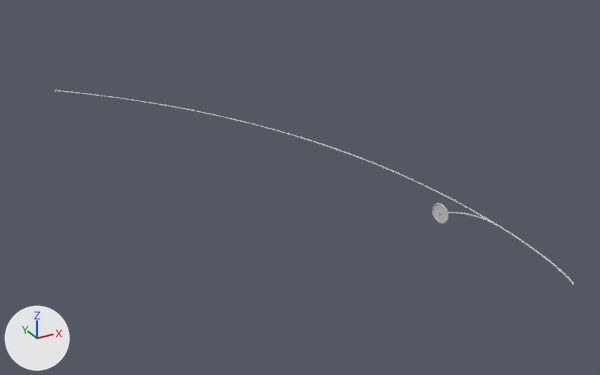
Before and after pictures for a commit that changed the FBX model Assets/ART/models/Trajectory/Trajectory.FBX.
One viewpoint serves both versions: a 50 mm camera at (0.263, -0.203, 0.171) aimed at (0.464, 0.163, -0.012). Arrows for +X, +Y and +Z are at lower left; the lights stay in place. Where no turn or scale is listed for an object, it has been applied to the vertices.

The first picture shows 'geom_circle', 'geom_trajectory1', 'geom_trajectory2'.
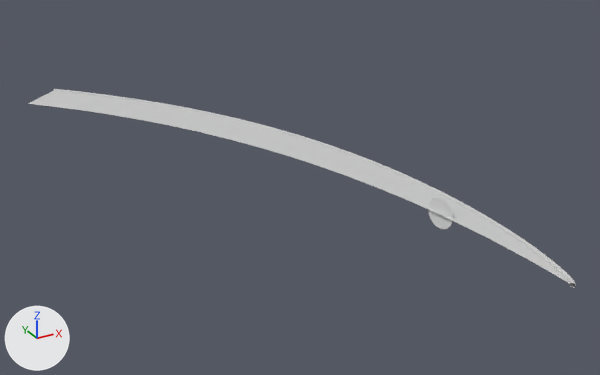
Commit message: trajectory new

What differs and where, as boxes [x1, y1, x2, y2] in the pictures (600 x 375 px; the box of a moved part takes in the faces that stretch with it):
'height', added: after [28, 91, 572, 285]
'geom_trajectory1', reshaped: before [54, 90, 574, 286]; after [53, 89, 576, 288]
'circle', added: after [428, 197, 453, 229]
'geom_circle', deleted: before [432, 203, 448, 224]
'geom_trajectory2', deleted: before [439, 212, 499, 227]
part 1 of me_mesh, moved or reshaped: before [292, 135, 568, 278]; after [290, 134, 567, 278]
part 2 of me_mesh, moved or reshaped: before [57, 90, 574, 285]; after [53, 89, 574, 283]

The change in detail:
me_mesh is used by ob_geom_trajectory1; location (0.5, 0.0, 0.0).
me_mesh had 170 vertices, 165 faces and spanned x -0.118..0.011, y 0.0..0.369, z 0.0.
me_mesh now has 170 vertices, 165 faces and spans x -0.118..0.012, y -0.001..0.37, z -0.001..0.001.
me_mesh part 1: 38 of the vertices in x -0.011..0.01, y 0.008..0.195, z 0.0 are moved by (-0.001, 0.0, 0.0).
me_mesh part 2: 34 of the vertices in x -0.118..0.01, y 0.0..0.369, z 0.0 are moved by (0.0, 0.0, 0.001).
Mesh me_mesh_002_1 is new.
It has 35 vertices, 17 faces and spans x -0.14..0.01, y 0.0..0.369, z 0.0.
It uses material mat_04___default (its picture is missing).
Mesh me_mesh_001_1 is new.
It has 68 vertices, 66 faces and spans x -0.0013..0.0013, y -0.0077..0.0077, z -0.0078..0.0078.
Object 'geom_trajectory2' (ob_geom_trajectory2) is deleted.
Object 'geom_circle' (ob_geom_circle) is deleted.
Object 'height' (ob_height) is new; it shows me_mesh_002_1.
Its location is (0.5, 0.0, 0.0).
Object 'circle' (ob_circle) is new; it shows me_mesh_001_1.
Its location is (0.4948, 0.0797, 0.0).
